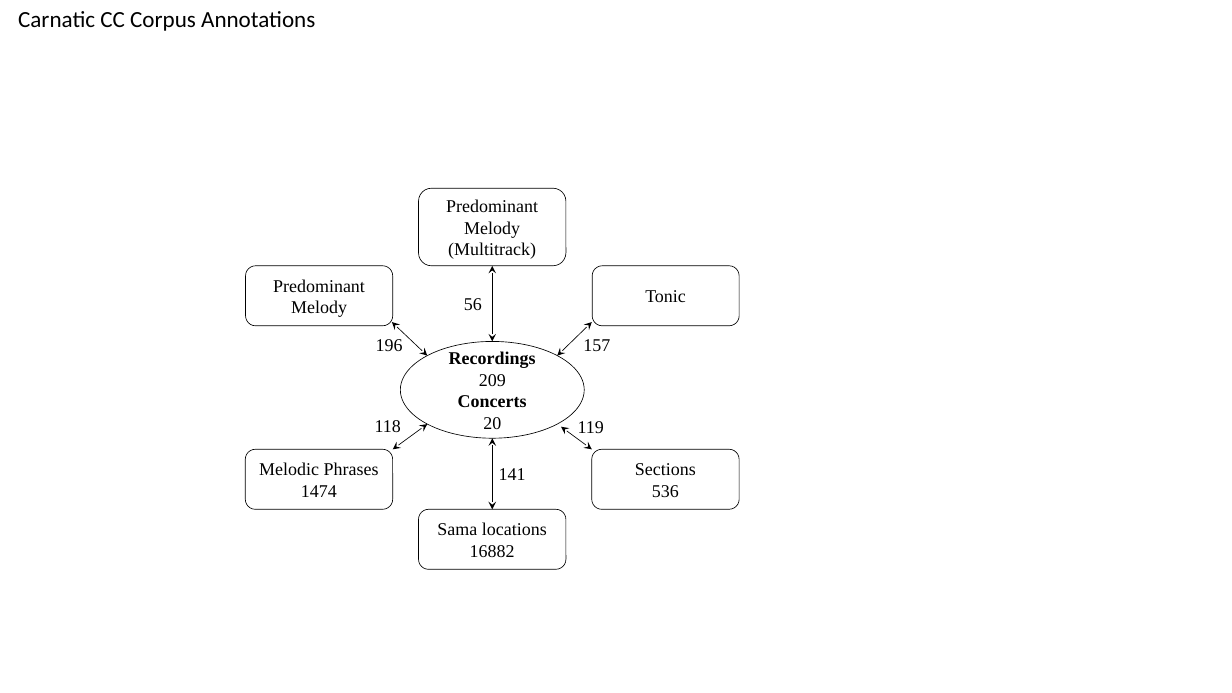
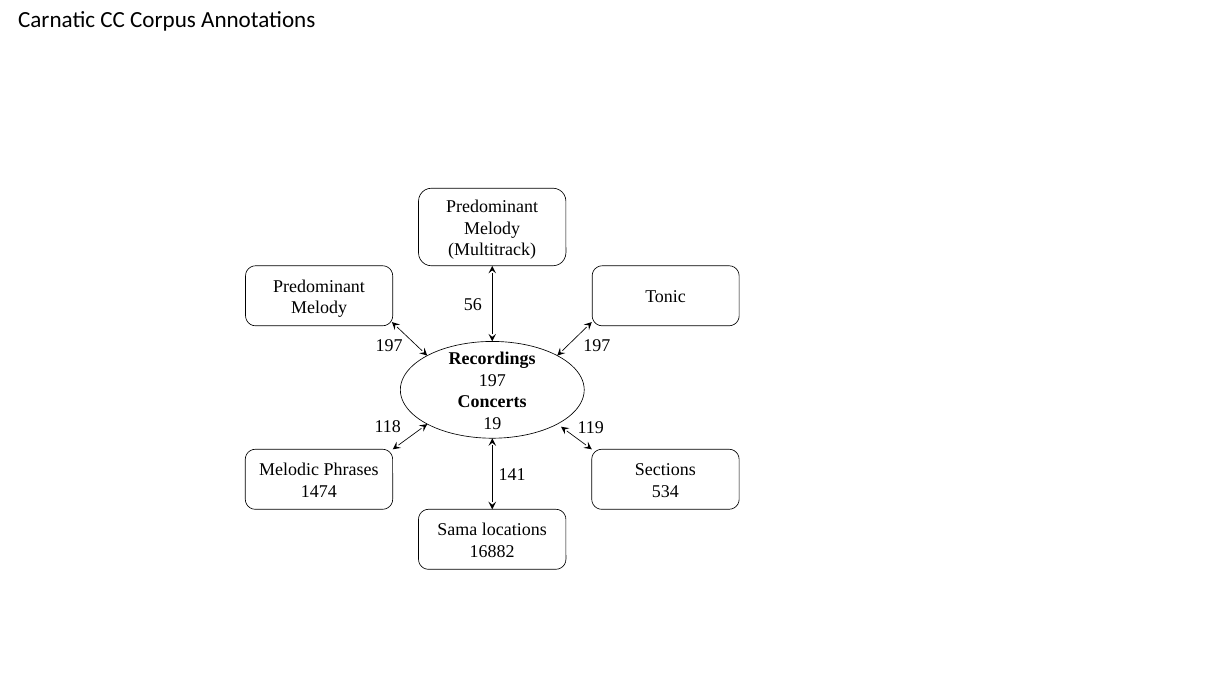
Before and after one commit to sankalpg/PhDThesis, a slide deck: slide 8 of ch04_datasets/figures/CorpusDataset_Stats.pptx. Drawn at 1232x693 pixels with LibreOffice and Linux fonts; fonts in the diff are those of the drawing. Boxes give left, top, right and bottom in pixels: in the first picture for what was removed or moved away, otherwise in the second. Text is boxed around its words. In the diff, an @@ line names an element or a change of style, - is before the commit and + after.

```diff
--- a/ch04_datasets/figures/CorpusDataset_Stats.pptx
+++ b/ch04_datasets/figures/CorpusDataset_Stats.pptx
@@ text at (376, 339, 403, 351): text changed @@
-196
+197
@@ text at (583, 339, 610, 351): text changed @@
-157
+197
@@ text in ellipse at (479, 374, 506, 386): text changed @@
-209
+197
@@ text in ellipse at (483, 417, 501, 429): text changed @@
-20
+19
@@ text in rounded rectangle at (652, 485, 679, 497): text changed @@
-536
+534
```
Also in this commit, not shown: 1 other slide changed, 2 other files.
